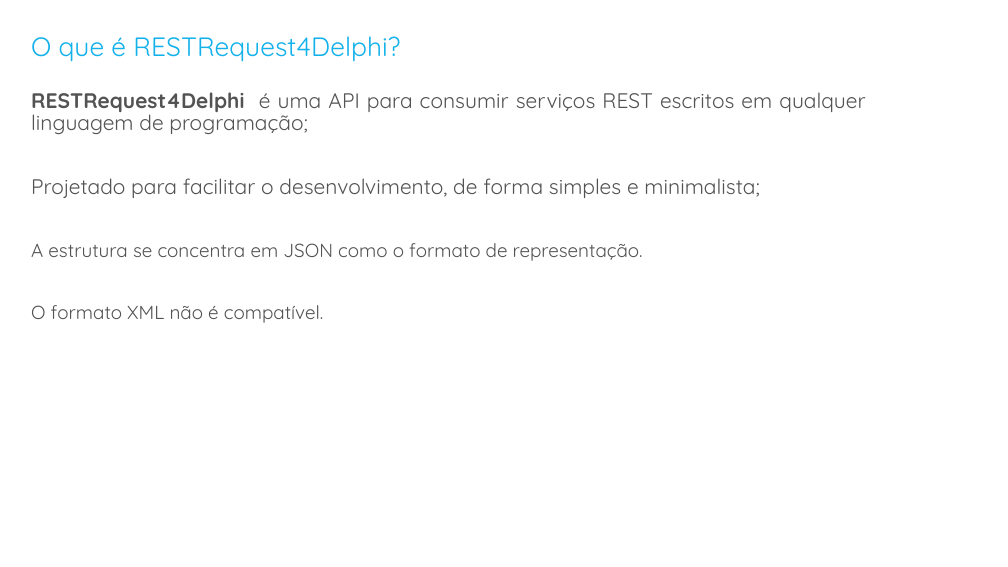
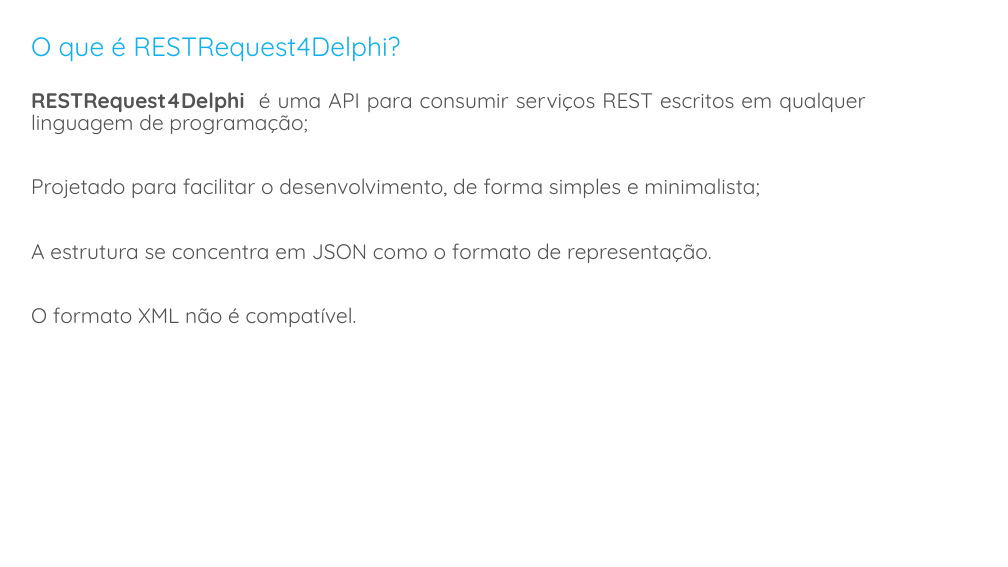
Before and after one commit to andre-dias93/embarcadero-conference, a slide deck: slide 10 of 2020/dataset-serialize-restrequest/DataSet Serialize e RestRequest4Delphi, uma combinação que deu certo!.pptx. Drawn at 1008x567 pixels with LibreOffice and Linux fonts; fonts in the diff are those of the drawing; background and template pictures are left out. Boxes give left, top, right and bottom in pixels: in the first picture for what was removed or moved away, otherwise in the second. Text is boxed around its words. In the diff, an @@ line names an element or a change of style, - is before the commit and + after.

```diff
--- a/2020/dataset-serialize-restrequest/DataSet Serialize e RestRequest4Delphi, uma combinação que deu certo!.pptx
+++ b/2020/dataset-serialize-restrequest/DataSet Serialize e RestRequest4Delphi, uma combinação que deu certo!.pptx
@@ text at (x1=31, y1=243, x2=712, y2=327): size 18 to 20 pt in "A estrutura se concentra em JSON como ...", "O formato XML não é compatível." @@
```
Also in this commit, not shown: 1 other slide changed.
